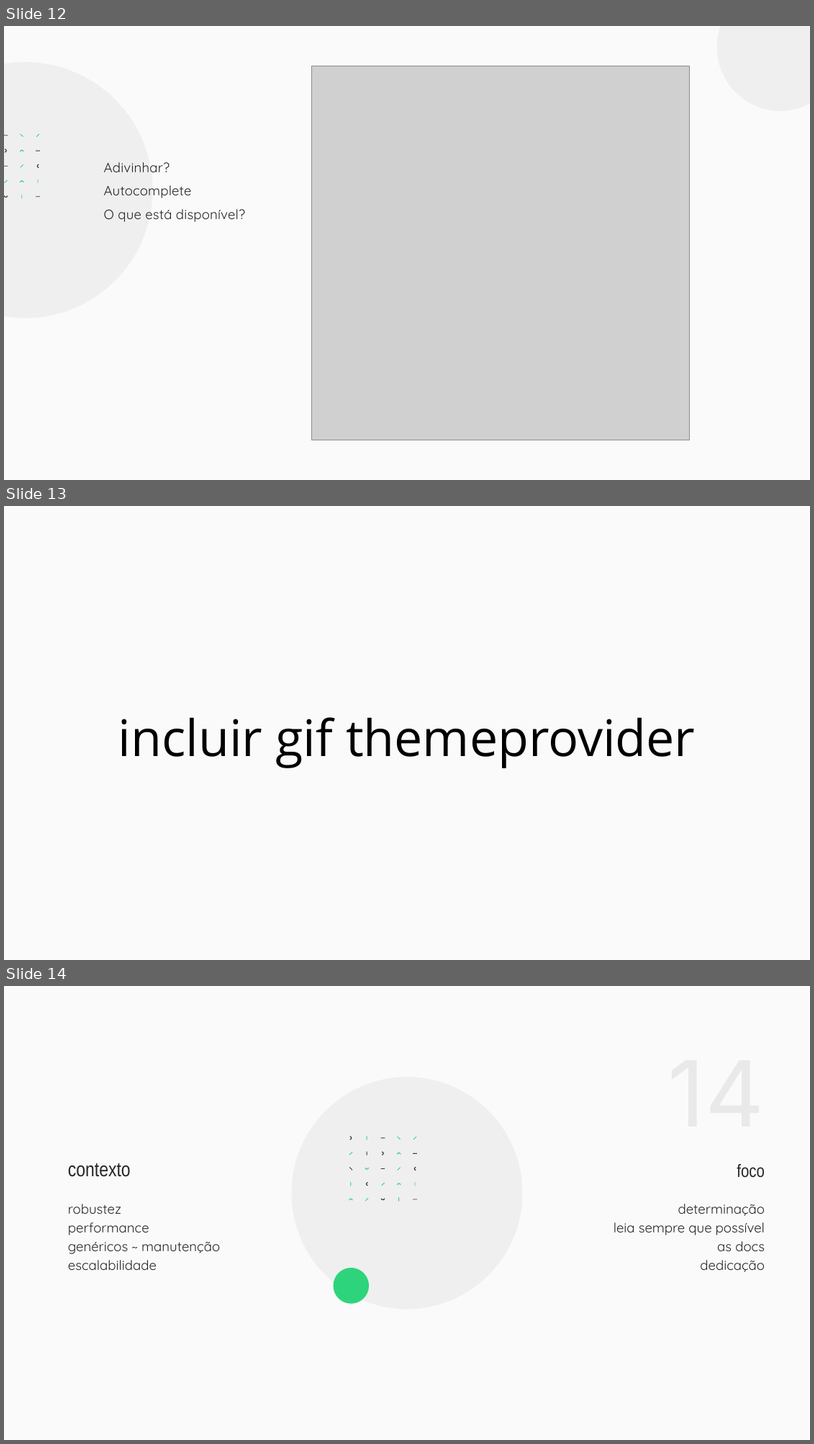
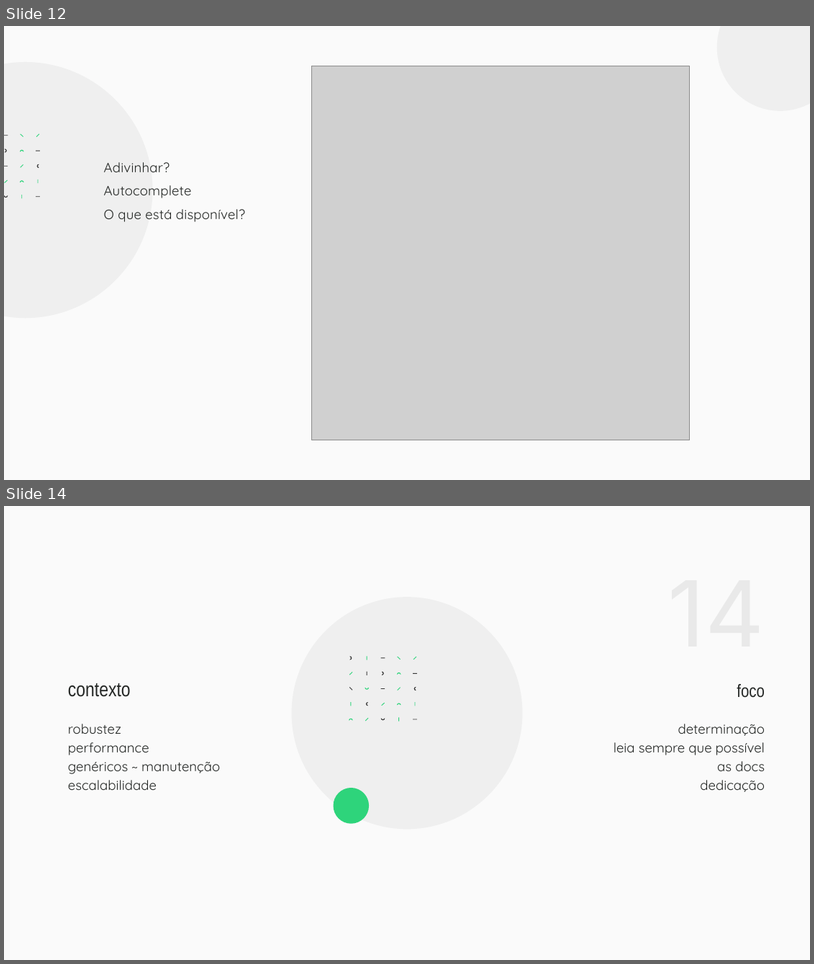
Before and after one commit to hstrada/meetup_-jun-20-styled-components, a slide deck: Resources/Presentation/Obrigada.pptx. Shown one above the other, each under a label of ours: slides 12, 13 and 14 before the commit, slides 12 and 14 after it; the slides between them are not shown. The pictures are 814x1444 and 814x964 pixels, drawn with LibreOffice and Linux fonts; fonts in the diff are those of the drawing; grey boxes stand for pictures. Boxes give left, top, right and bottom in pixels: in the first picture for what was removed or moved away, otherwise in the second. Text is boxed around its words. In the diff, an @@ line names an element or a change of style, - is before the commit and + after.

Commit message:
feat: add example of themeprovider change

```diff
--- a/Resources/Presentation/Obrigada.pptx
+++ b/Resources/Presentation/Obrigada.pptx
@@ slide 13 removed at (4,506,810,960), background #FAFAFA @@
@@ text removed at (118,717,695,768) @@
-incluir gif themeprovider
```
Also in this commit, not shown: 4 slides changed, 2 slides added, 1 other slide removed, 10 other files.
